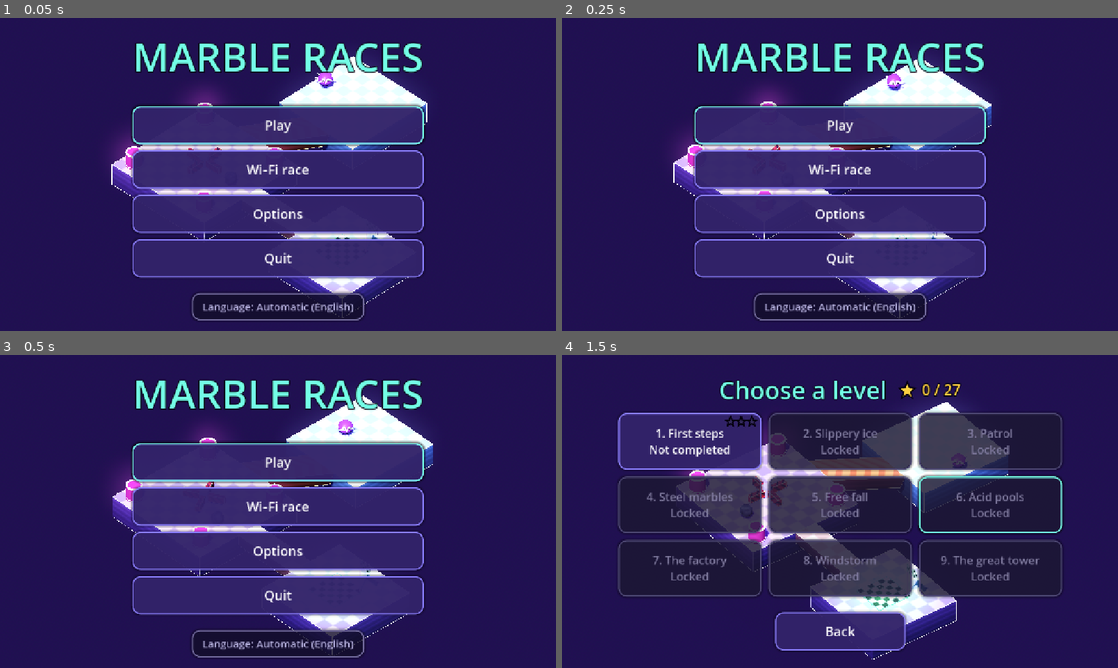
Above: before the commit, frames 1-4 (two rows, left to right).
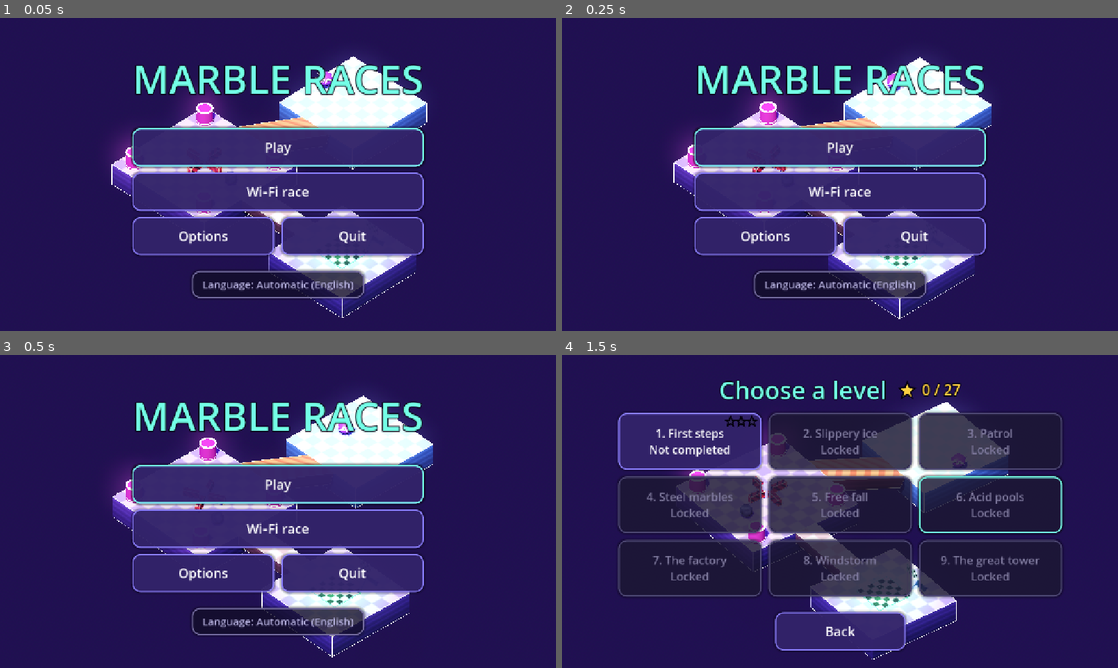
Above: after the commit, the same moments.

Repository: HernanDiaz/carreras-de-canicas
Game: Godot game, scene res://scenes/menu.tscn
Same seed, same stepped clock (60 frames per second), same inputs: the game is played once before the commit and once after it.
Inputs (mouse positions are in pixels of both pictures, inside the frame that each line leads up to):
- Up to frame 1 (0.05 s): no input
- Up to frame 2 (0.25 s): no input
- Up to frame 3 (0.5 s): no input
- Up to frame 4 (1.5 s): click "Play" at 0.5 s; move the mouse to (962, 495) at 1.27 s; hold Right (ui_right) from 1.28 s (still down); click (962, 495) at 1.42 s

The runs differ from the first frame. In frame 1, 22% of the frame differs, in the area x 23-77%, y 7-97%; in frame 2, 22%; in frame 3, 22%; in frame 4, nothing differs.

Commit message:
Menú principal: botón Continuar (nivel N)
- Un toque lleva al siguiente nivel por superar (solo si ya has superado
  alguno). GameState.suggested_level() lo comparten el menú y la
  selección de nivel.
- Opciones y Salir van en una fila para que el menú quepa en 720 px.
- El foco inicial ya no cae en botones ocultos.

Co-Authored-By: Claude Opus 5.5 <noreply@anthropic.com>

Diff:
--- a/locale/translations.csv
+++ b/locale/translations.csv
@@ -115,3 +115,4 @@
 "OPT_VIBRATION","Vibration","Vibración","Vibração","Vibration","Vibration","Vibrazione","Вибрация","Titreşim","Getar","Rung","कंपन","الاهتزاز","振動","진동","振动"
 "ACHIEVEMENTS","Achievements","Logros","Conquistas","Succès","Erfolge","Obiettivi","Достижения","Başarımlar","Pencapaian","Thành tích","उपलब्धियाँ","الإنجازات","実績","업적","成就"
 "FALLS_FMT","Falls: %d","Caídas: %d","Quedas: %d","Chutes : %d","Stürze: %d","Cadute: %d","Падения: %d","Düşüş: %d","Jatuh: %d","Số lần rơi: %d","गिरना: %d","السقطات: %d","落下: %d回","낙하: %d회","掉落：%d 次"
+"CONTINUE_FMT","Continue (level %d)","Continuar (nivel %d)","Continuar (nível %d)","Continuer (niveau %d)","Weiter (Level %d)","Continua (livello %d)","Продолжить (уровень %d)","Devam et (bölüm %d)","Lanjutkan (level %d)","Tiếp tục (màn %d)","जारी रखें (स्तर %d)","متابعة (المستوى %d)","続ける（レベル %d）","계속하기 (레벨 %d)","继续（第 %d 关）"
--- a/scripts/game_state.gd
+++ b/scripts/game_state.gd
@@ -119,6 +119,15 @@
 
 func is_unlocked(index: int) -> bool:
 	return index < unlocked
+
+
+## Nivel que toca jugar: el primero desbloqueado sin superar o, si están todos superados,
+## el último que se jugó.
+func suggested_level() -> int:
+	for i in LEVELS.size():
+		if is_unlocked(i) and not best_times.has(i):
+			return i
+	return current_level
 
 
 ## Registra un nivel superado. Devuelve true si es un nuevo récord.
--- a/scripts/menu.gd
+++ b/scripts/menu.gd
@@ -7,6 +7,7 @@
 var _marble_visual: MeshInstance3D
 var _level_grid: GridContainer
 var _suggested_card: Button
+var _continue_button: Button
 var _stars_total: Label
 var _ranking_button: Button
 var _achievements_button: Button
@@ -114,6 +115,9 @@
 		_refresh_lobby()
 	if screen_name == "levels":
 		_fill_level_grid()
+	if screen_name == "main":
+		_continue_button.visible = not GameState.best_times.is_empty()
+		_continue_button.text = tr("CONTINUE_FMT") % (GameState.suggested_level() + 1)
 	if screen_name == "options":
 		_reset_armed = false
 		_reset_button.text = tr("RESET_PROGRESS")
@@ -134,12 +138,24 @@
 	var title := tr("GAME_TITLE").to_upper()
 	box.add_child(UI.label(title, 92 if title.length() <= 18 else 76, UI.C_ACCENT))
 	box.add_child(UI.spacer(24))
+	# Un toque para seguir donde lo dejaste (solo si ya has superado algún nivel).
+	_continue_button = UI.button("", func() -> void: GameState.play(GameState.suggested_level()))
+	box.add_child(_continue_button)
 	box.add_child(UI.button(tr("MENU_PLAY"), func() -> void: _show("levels")))
 	box.add_child(UI.button(tr("MENU_WIFI"), func() -> void: _show("multi")))
-	box.add_child(UI.button(tr("MENU_OPTIONS"), func() -> void: _show("options")))
+	# Opciones y Salir en una fila, para que el menú (con Continuar) quepa en 720 px de alto.
+	var row := HBoxContainer.new()
+	row.alignment = BoxContainer.ALIGNMENT_CENTER
+	row.add_theme_constant_override("separation", 16)
+	box.add_child(row)
+	var options := UI.button(tr("MENU_OPTIONS"), func() -> void: _show("options"), 182.0)
+	options.size_flags_horizontal = Control.SIZE_EXPAND_FILL
+	row.add_child(options)
 	# En iOS las apps no pueden cerrarse solas (norma de la App Store): sin botón Salir.
 	if OS.get_name() != "iOS":
-		box.add_child(UI.button(tr("MENU_QUIT"), func() -> void: get_tree().quit()))
+		var quit := UI.button(tr("MENU_QUIT"), func() -> void: get_tree().quit(), 182.0)
+		quit.size_flags_horizontal = Control.SIZE_EXPAND_FILL
+		row.add_child(quit)
 	box.add_child(UI.spacer(8))
 	var lang := UI.button(_language_text(), _on_language_pressed, 380.0)
 	lang.theme_type_variation = UI.SECONDARY
@@ -210,13 +226,8 @@
 func _fill_level_grid() -> void:
 	for child in _level_grid.get_children():
 		child.queue_free()
-	# Nivel sugerido (el foco empieza en él): el primero desbloqueado sin superar o, si están
-	# todos superados, el último que se jugó.
-	var suggested := GameState.current_level
-	for i in GameState.LEVELS.size():
-		if GameState.is_unlocked(i) and not GameState.best_times.has(i):
-			suggested = i
-			break
+	# El foco empieza en el nivel que toca jugar.
+	var suggested := GameState.suggested_level()
 	_suggested_card = null
 	for i in GameState.LEVELS.size():
 		var info: Dictionary = GameState.LEVELS[i]
@@ -551,7 +562,7 @@
 
 func _first_button(node: Node) -> BaseButton:
 	for child in node.get_children():
-		if child is BaseButton and not child.disabled:
+		if child is BaseButton and not child.disabled and child.visible:
 			return child
 		var found := _first_button(child)
 		if found != null:
--- a/tools/smoke_test.gd
+++ b/tools/smoke_test.gd
@@ -65,6 +65,8 @@
 		add_child(menu)
 		menu._ranking_button.visible = true
 		menu._achievements_button.visible = true
+		menu._continue_button.visible = true
+		menu._continue_button.text = tr("CONTINUE_FMT") % 9
 		menu._fill_level_grid()
 		await get_tree().process_frame
 		for screen_name: String in menu._screens:
Binary file changed: locale/translations.ar.translation
Binary file changed: locale/translations.de.translation
Binary file changed: locale/translations.en.translation
Binary file changed: locale/translations.es.translation
Binary file changed: locale/translations.fr.translation
Binary file changed: locale/translations.hi.translation
Binary file changed: locale/translations.id.translation
Binary file changed: locale/translations.it.translation
Binary file changed: locale/translations.ja.translation
Binary file changed: locale/translations.ko.translation
Binary file changed: locale/translations.pt_BR.translation
Binary file changed: locale/translations.ru.translation
(and 3 more such lines)
